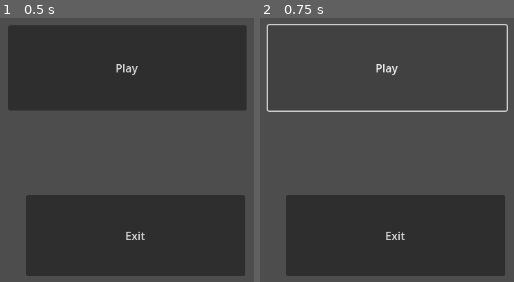
Above: before the commit, frames 1-2 (left to right).
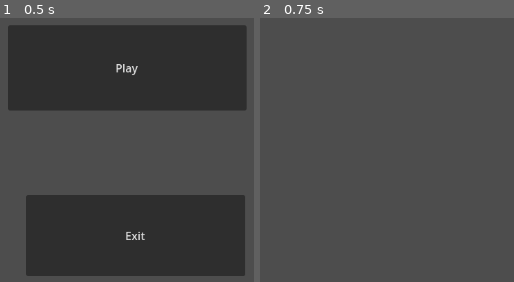
Above: after the commit, the same moments.

Repository: Mglod-usernametaken/pirate-game-jam
Game: Godot game, scene res://node_2d.tscn
Same seed, same stepped clock (60 frames per second), same inputs: the game is played once before the commit and once after it.
Inputs:
- Up to frame 1 (0.5 s): no input
- Up to frame 2 (0.75 s): click "Play" at 0.5 s

Frame 1 is identical in both runs. In frame 2, 28% of the frame differs, in the area x 2-98%, y 2-98%.

Commit message:
add labirynth scene

Diff:
--- a/Node2D.gd
+++ b/Node2D.gd
@@ -9,4 +9,4 @@
 
 
 func _on_button_start_pressed():
-	pass # Replace with function body.
+	get_tree().change_scene_to_file("res://labitynth.tscn")
--- /dev/null
+++ b/labirynth.gd
@@ -0,0 +1,8 @@
+extends Node2D
+
+func _on_label_draw():
+	pass # Replace with function body.
+
+
+func _on_button_pressed():
+	get_tree().change_scene_to_file("res://node_2d.tscn")
--- /dev/null
+++ b/labirynth.tscn
@@ -0,0 +1,24 @@
+[gd_scene load_steps=2 format=3 uid="uid://muxj2vjchpxg"]
+
+[ext_resource type="Script" path="res://labirynth.gd" id="1_vmb32"]
+
+[node name="Labirynth" type="Node2D"]
+script = ExtResource("1_vmb32")
+
+[node name="Label" type="Label" parent="."]
+offset_left = 477.0
+offset_top = 274.0
+offset_right = 634.0
+offset_bottom = 323.0
+text = "This is the Labirynth"
+
+[node name="Button" type="Button" parent="."]
+offset_left = 22.0
+offset_top = 22.0
+offset_right = 93.0
+offset_bottom = 79.0
+text = "Back
+"
+
+[connection signal="draw" from="Label" to="." method="_on_label_draw"]
+[connection signal="pressed" from="Button" to="." method="_on_button_pressed"]
--- /dev/null
+++ b/labitynth.tscn
@@ -0,0 +1,3 @@
+[gd_scene format=3 uid="uid://b6e5b4q2gsyaf"]
+
+[node name="Node2D" type="Node2D"]
--- a/node_2d.tscn
+++ b/node_2d.tscn
@@ -2,7 +2,7 @@
 
 [ext_resource type="Script" path="res://Node2D.gd" id="1_ewel7"]
 
-[node name="Node2D" type="Node2D"]
+[node name="main" type="Node2D"]
 script = ExtResource("1_ewel7")
 
 [node name="ButtonStart" type="Button" parent="."]
